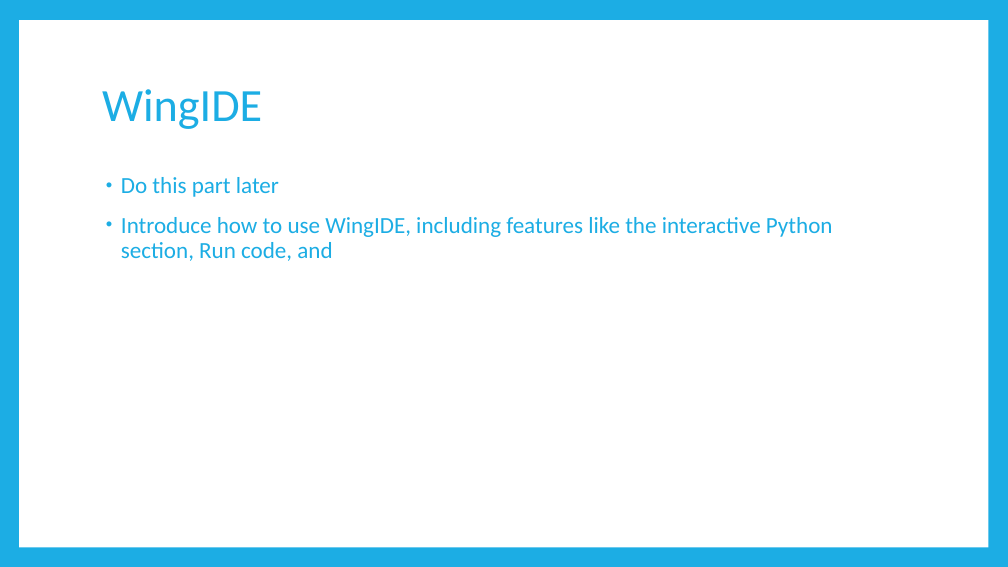
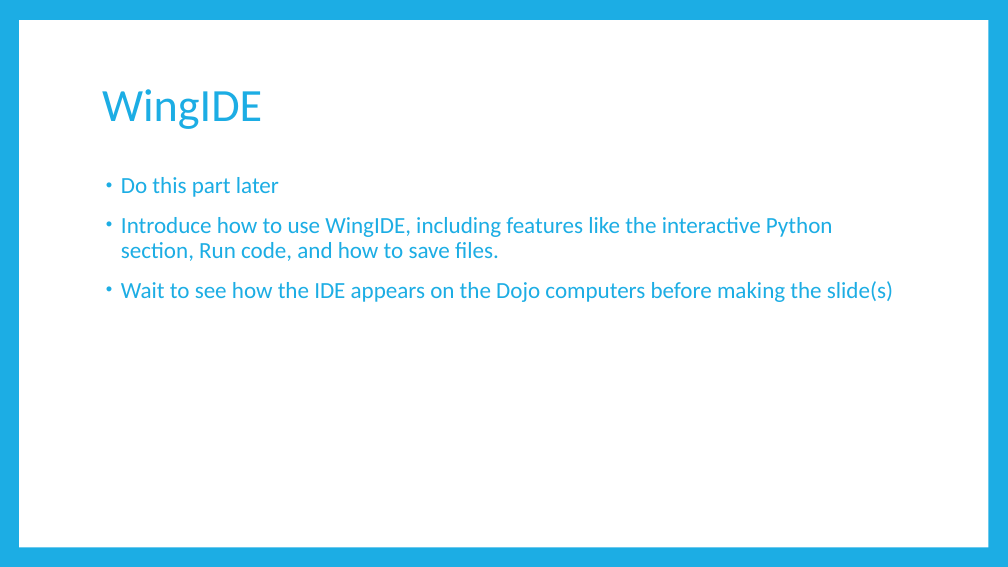
Before and after one commit to TristinSchlauch11/code-ninjas-python, a slide deck: slide 5 of Intro to Python.pptx. Drawn at 1008x567 pixels with LibreOffice and Linux fonts; fonts in the diff are those of the drawing. Boxes give left, top, right and bottom in pixels: in the first picture for what was removed or moved away, otherwise in the second. Text is boxed around its words. In the diff, an @@ line names an element or a change of style, - is before the commit and + after.

```diff
--- a/Intro to Python.pptx
+++ b/Intro to Python.pptx
@@ text at box(121, 217, 893, 302): text changed @@
-• Introduce how to use WingIDE, including features like the interactive Python section, Run code, and
+• Introduce how to use WingIDE, including features like the interactive Python section, Run code, and how to save files.
+• Wait to see how the IDE appears on the Dojo computers before making the slide(s)
```
Also in this commit, not shown: 2 other slides changed, 18 slides added, 1 other file.
